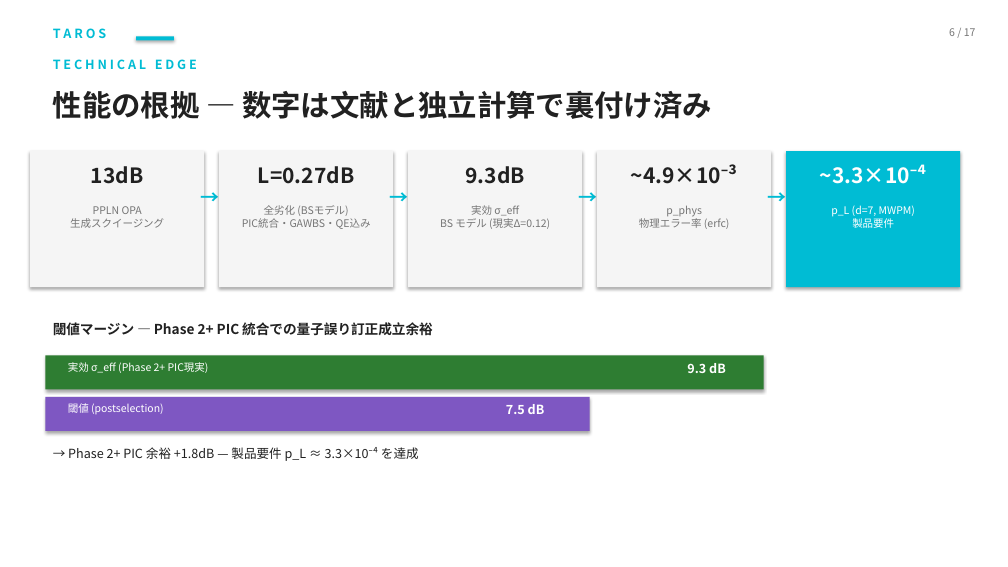
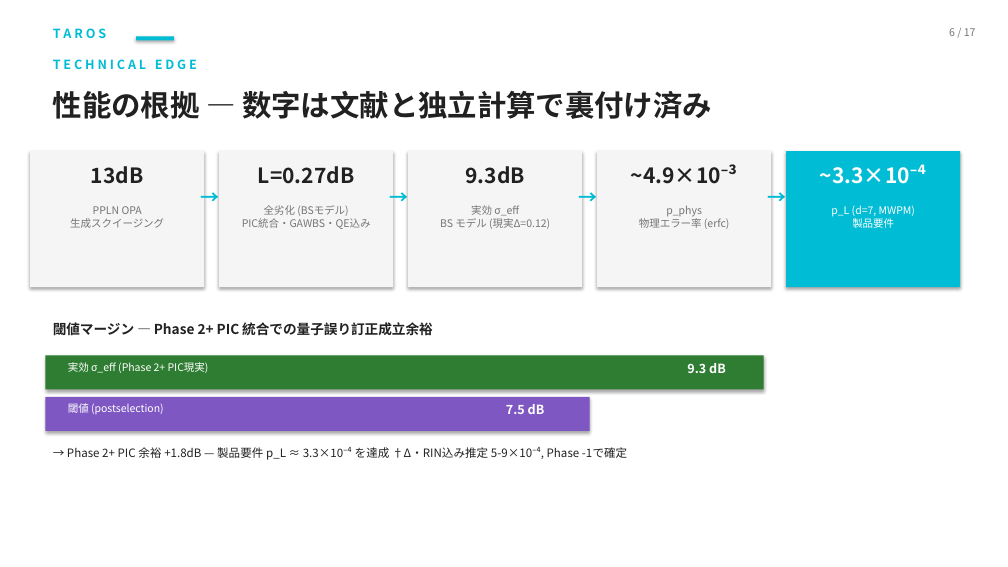
Before and after one commit to TomohiroTani28/Taros, a slide deck: slide 6 of assets/TAROS_Investor_Pitch_Revised.pptx. Drawn at 1008x567 pixels with LibreOffice and Linux fonts; fonts in the diff are those of the drawing. Boxes give left, top, right and bottom in pixels: in the first picture for what was removed or moved away, otherwise in the second. Text is boxed around its words. In the diff, an @@ line names an element or a change of style, - is before the commit and + after.

```diff
--- a/assets/TAROS_Investor_Pitch_Revised.pptx
+++ b/assets/TAROS_Investor_Pitch_Revised.pptx
@@ text at <box>67,447,580,460</box>: text changed; size 12 to 11 pt @@
-→ Phase 2+ PIC 余裕 +1.8dB — 製品要件 p_L ≈ 3.3×10⁻⁴ を達成
+→ Phase 2+ PIC 余裕 +1.8dB — 製品要件 p_L ≈ 3.3×10⁻⁴ を達成 †Δ・RIN込み推定 5-9×10⁻⁴, Phase -1で確定
```
Also in this commit, not shown: 5 other slides changed, 2 other files.
